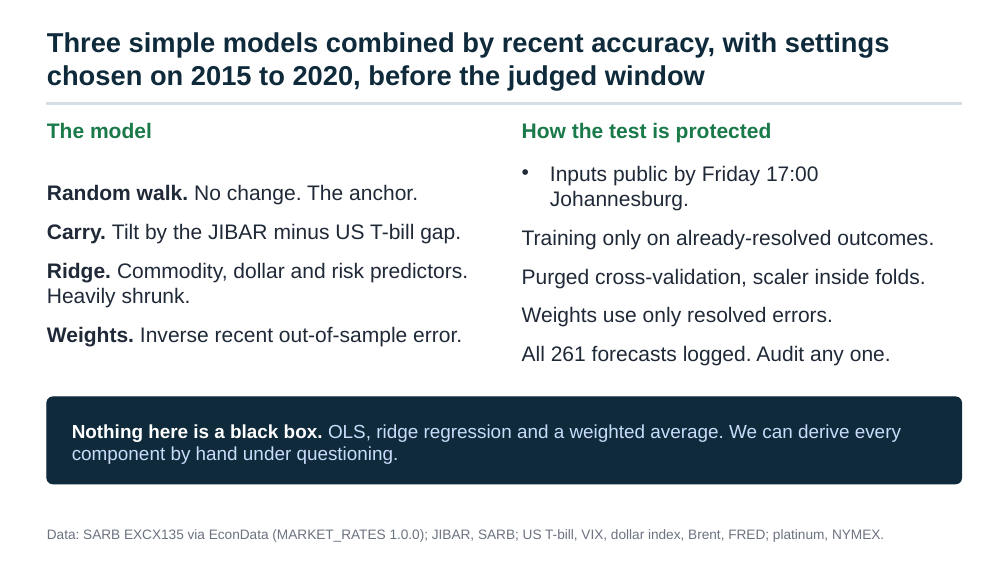
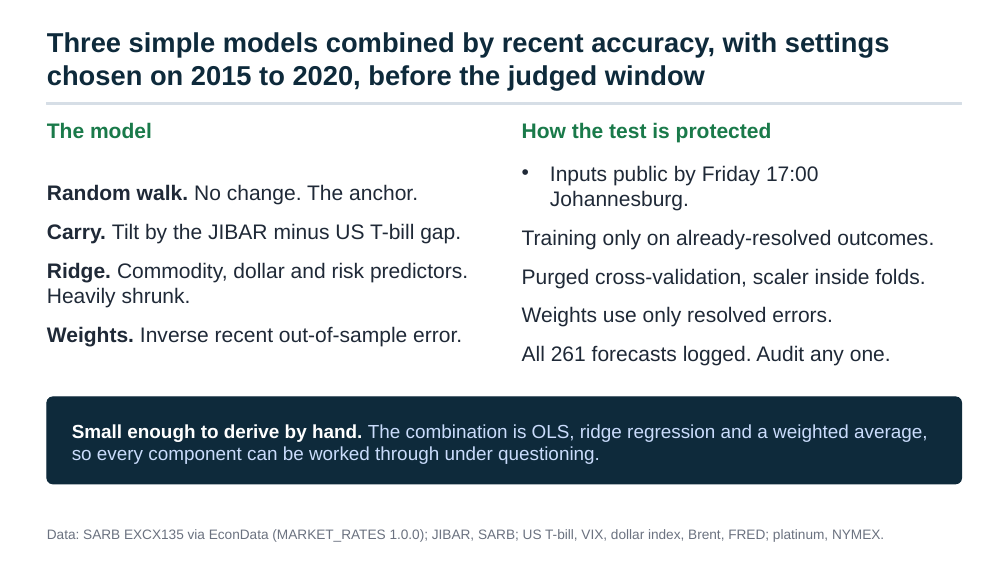
Before and after one commit to Aakashanil67/usdzar-forecasting, a slide deck: slide 3 of reports/presentation.pptx. Drawn at 1008x567 pixels with LibreOffice and Linux fonts; fonts in the diff are those of the drawing. Boxes give left, top, right and bottom in pixels: in the first picture for what was removed or moved away, otherwise in the second. Text is boxed around its words. In the diff, an @@ line names an element or a change of style, - is before the commit and + after.

```diff
--- a/reports/presentation.pptx
+++ b/reports/presentation.pptx
@@ text at bbox=[72, 424, 928, 464]: text changed @@
-Nothing here is a black box. OLS, ridge regression and a weighted average. We can derive every component by hand under questioning.
+Small enough to derive by hand. The combination is OLS, ridge regression and a weighted average, so every component can be worked through under questioning.
```
Also in this commit, not shown: 5 other slides changed, 22 other files.
